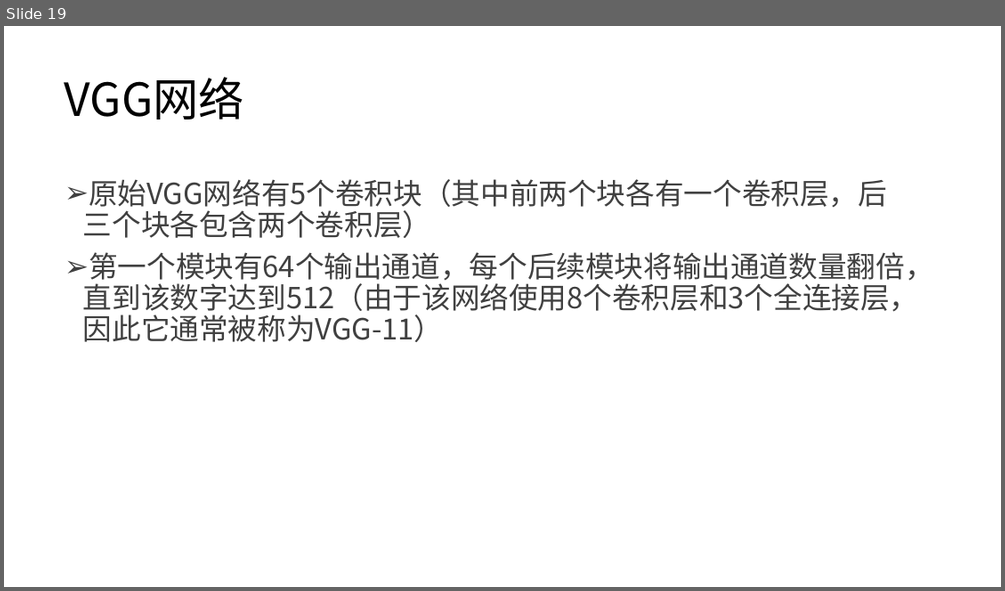
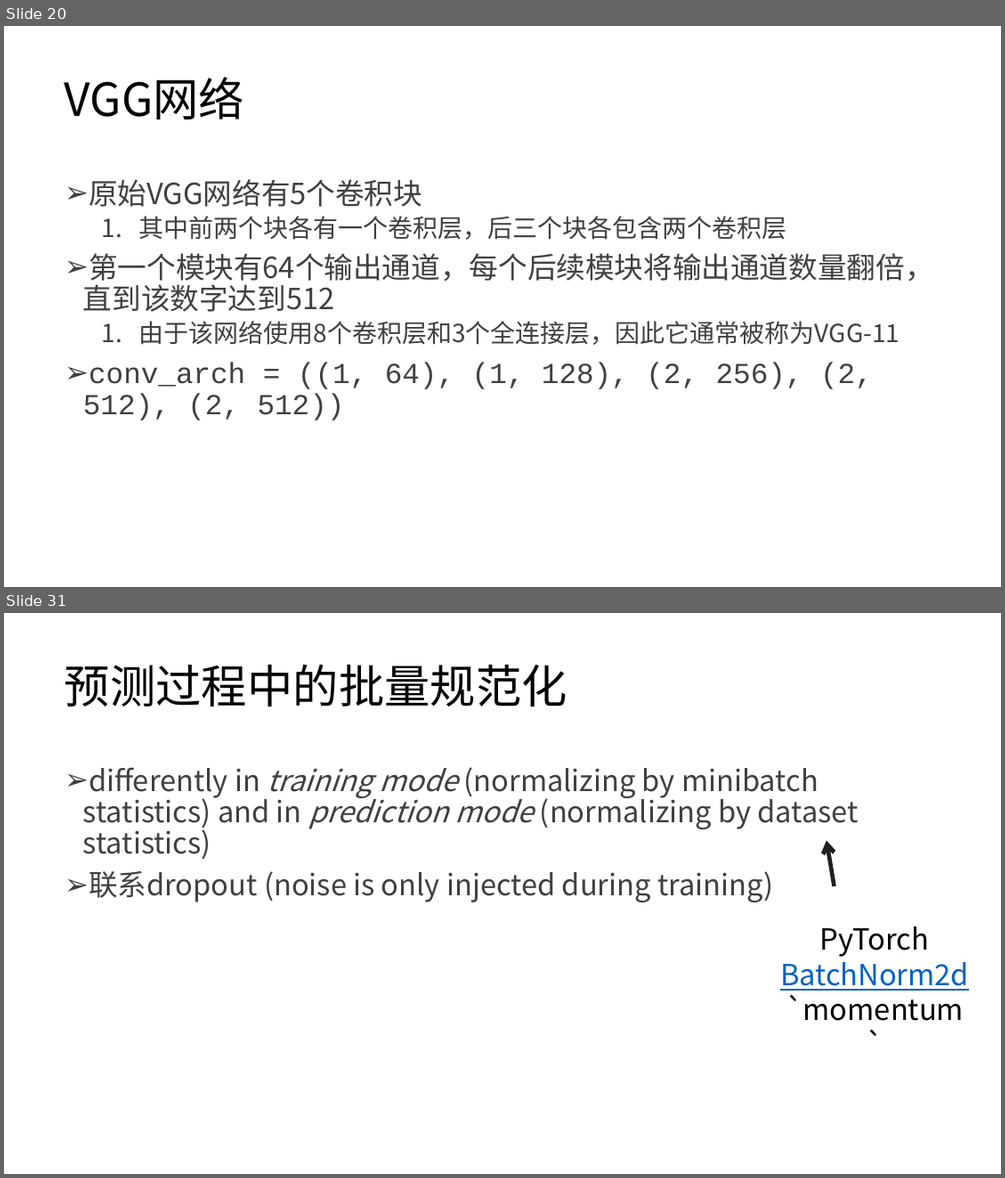
Before and after one commit to lezhang-thu/security_content, a slide deck: 卷积神经网络-b.pptx. Shown one above the other, each under a label of ours: slide 19 before the commit, slides 20 and 31 after it; the slides between them are not shown. The pictures are 1005x591 and 1005x1178 pixels, drawn with LibreOffice and Linux fonts; fonts in the diff are those of the drawing. Boxes give left, top, right and bottom in pixels: in the first picture for what was removed or moved away, otherwise in the second. Text is boxed around its words. In the diff, an @@ line names an element or a change of style, - is before the commit and + after.

```diff
--- a/卷积神经网络-b.pptx
+++ b/卷积神经网络-b.pptx
@@ slide 31 added at box(4, 613, 1001, 1174), background #FFFFFF @@
@@ title added at box(65, 665, 567, 706), 44 pt, text #000000 @@
+预测过程中的批量规范化
@@ text added at box(83, 767, 858, 902), 28 pt, text #404040 @@
+➢ differently in training mode (normalizing by minibatch statistics) and in prediction mode (normalizing by dataset statistics)
+➢ 联系dropout (noise is only injected during training)
@@ arrow added from (834, 886) to (826, 840), #202020 4 pt @@
@@ text added at box(780, 926, 969, 1021), 28 pt, text #000000 @@
+PyTorch
+BatchNorm2d
+`momentum`
@@ what was slide 19 is now slide 20 @@
@@ slide 20 changed as well @@
@@ text at box(83, 179, 934, 420): text changed @@
-➢ 原始VGG网络有5个卷积块（其中前两个块各有一个卷积层，后三个块各包含两个卷积层）
-➢ 第一个模块有64个输出通道，每个后续模块将输出通道数量翻倍，直到该数字达到512（由于该网络使用8个卷积层和3个全连接层，因此它通常被称为VGG-11）
+➢ 原始VGG网络有5个卷积块
+  1. 其中前两个块各有一个卷积层，后三个块各包含两个卷积层
+➢ 第一个模块有64个输出通道，每个后续模块将输出通道数量翻倍，直到该数字达到512
+  1. 由于该网络使用8个卷积层和3个全连接层，因此它通常被称为VGG-11
+➢ conv_arch = ((1, 64), (1, 128), (2, 256), (2, 512), (2, 512))
```
Also in this commit, not shown: 9 other slides changed, 24 other slides added, 16 other files.
